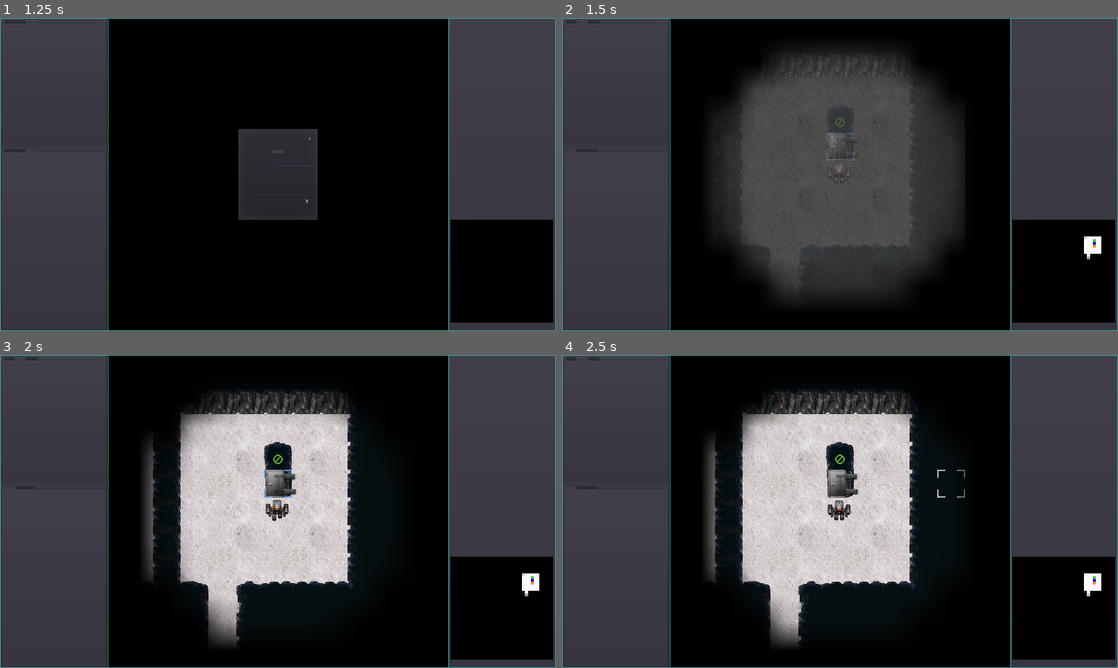
Above: before the commit, frames 1-4 (two rows, left to right).
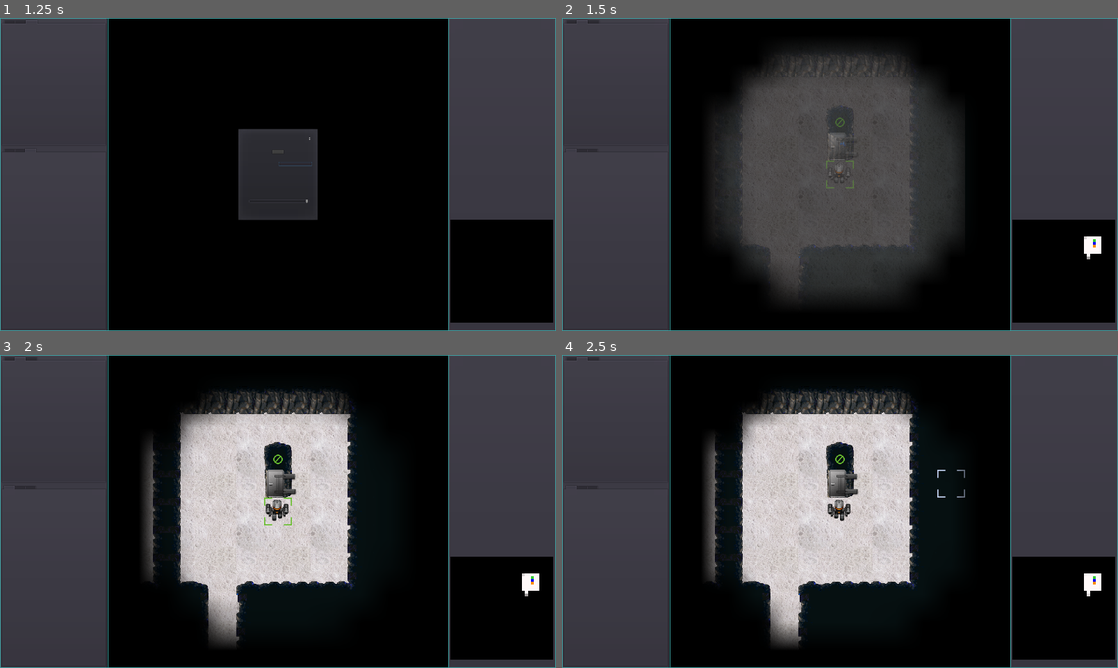
Above: after the commit, the same moments.

Repository: sarrowsmith/quasidroid
Game: Godot game, scene res://Main.tscn
The game is run twice, just before and just after one commit, with the same random seed, the same clock (stepped at 60 frames per second) and the same inputs. Sound files missing from this copy of the repository are replaced by a short silence.
Inputs (mouse positions are in pixels of both pictures, inside the frame that each line leads up to):
- Up to frame 1 (1.25 s): click (294, 165) at 0.52 s; type "12" at 0.6 s
- Up to frame 2 (1.5 s): click "New from Seed" at 1.25 s
- Up to frame 3 (2 s): no input
- Up to frame 4 (2.5 s): tap Enter at 2 s; move the mouse to (962, 495) at 2.02 s; tap R at 2.1 s; click (962, 495) at 2.17 s; tap Space at 2.27 s

Frame 1 is identical in both runs. In frame 2, less than 0.1% of the frame differs, in the area x 47-53%, y 36-55%; in frame 3, less than 0.1%; in frame 4, less than 0.1%.

Commit message:
Improved initial cursor positioning

Diff:
--- a/Main.gd
+++ b/Main.gd
@@ -195,9 +195,7 @@
 			view_mode = ViewMode.RESET
 		return
 	if event.is_action_pressed("cursor_reset"):
-		var view_position = $View.position
-		var view_location = world.active_level.position_to_location(view_position)
-		world.active_level.set_cursor(view_location + Vector2.ONE)
+		cursor_reset()
 		return
 	if view_mode == ViewMode.DIALOG and event.is_action_pressed("ui_cancel"):
 		for popup in $Dialogs.get_children():
@@ -267,6 +265,12 @@
 		yield($Fader, "tween_all_completed")
 
 
+func cursor_reset():
+	var view_position = $View.position
+	var view_location = world.active_level.position_to_location(view_position)
+	world.active_level.set_cursor(view_location)
+
+
 func view_to(view_position: Vector2, mode):
 	var offset = 48 if mode == ViewMode.TRACK else 0
 	$View.position = Vector2(
@@ -284,6 +288,7 @@
 		view_to(world.world_size / 6.0, ViewMode.FREE)
 	else:
 		view_to(world.player.position, ViewMode.TRACK)
+		cursor_reset()
 
 
 func list_games() -> Array:
